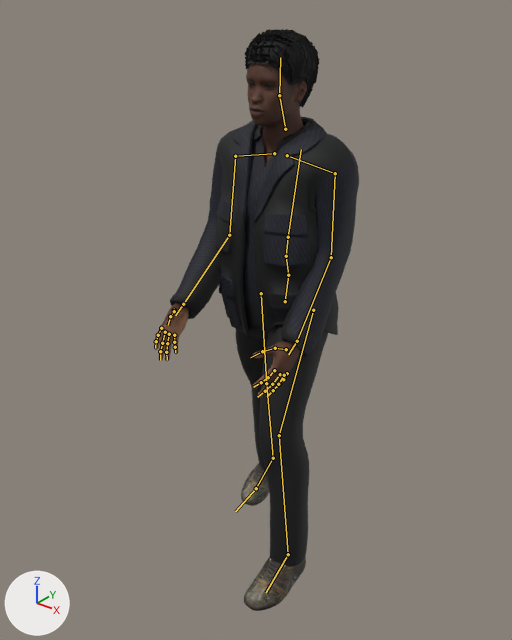
The glTF model public/models/npcs/newtown-producer.glb as it was, and as the next commit left it.
Camera for both pictures: a 50 mm camera at (1.268, -1.746, 1.956) aimed at (-0.057, -0.09, 0.929). Every picture has the same lights, and +X, +Y and +Z are marked at lower left. The picture after the commit comes second. Both versions are drawn at frame 10 of the action 'sprint'; the numbers are the values there. The bones that change, and the others that lie on the model, are drawn over the model as lines.

In view in the first picture: 'EyesMesh', 'HairShoesMesh', 'OutfitMesh', 'SkinMesh'.
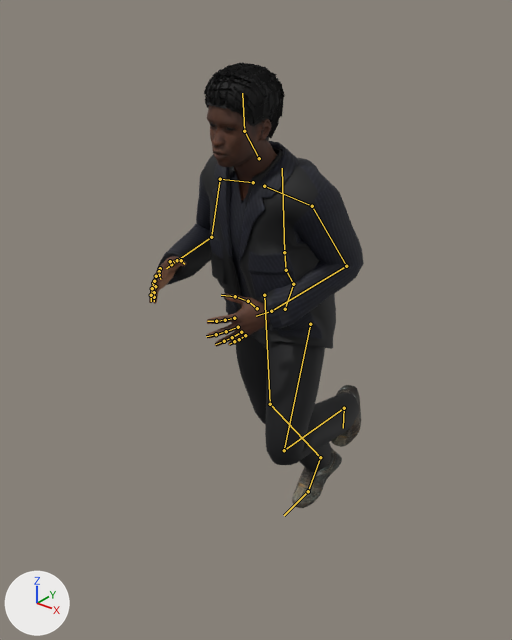
Pixel boxes [x1, y1, x2, y2] of what changed, in the pictures (512 x 640 px):
'OutfitMesh', posed (9% wider, 26% shorter): before [170, 117, 359, 566]; after [157, 141, 364, 472]
'SkinMesh', posed: before [154, 64, 307, 398]; after [149, 106, 277, 346]
'HairShoesMesh', posed (98% wider, 23% shorter): before [241, 29, 320, 611]; after [204, 62, 361, 508]
'EyesMesh', posed: before [249, 83, 273, 87]; after [210, 124, 234, 130]
bone 'Hips', root to tip: before (285, 301) to (288, 275); after (285, 309) to (293, 284)
bone 'Spine', root to tip: before (288, 275) to (286, 256); after (293, 284) to (286, 270)
bone 'Chest', root to tip: before (286, 256) to (288, 237); after (286, 270) to (284, 252)
bone 'UpperArm_L', root to tip: before (335, 173) to (331, 257); after (312, 206) to (346, 266)
bone 'LowerArm_L', root to tip: before (331, 257) to (297, 341); after (346, 266) to (271, 311)
bone 'UpperArm_R', root to tip: before (235, 156) to (229, 235); after (220, 179) to (211, 237)
bone 'LowerArm_R', root to tip: before (229, 235) to (183, 304); after (211, 237) to (171, 264)
bone 'Head', root to tip: before (279, 95) to (280, 57); after (244, 131) to (242, 93)
bone 'UpperLeg_L', root to tip: before (313, 310) to (279, 435); after (310, 324) to (284, 450)
bone 'LowerLeg_L', root to tip: before (279, 435) to (288, 554); after (284, 450) to (344, 408)
bone 'Foot_L', root to tip: before (288, 554) to (266, 592); after (344, 408) to (343, 428)
bone 'UpperLeg_R', root to tip: before (261, 293) to (266, 383); after (264, 295) to (270, 404)
bone 'LowerLeg_R', root to tip: before (266, 383) to (273, 458); after (270, 404) to (320, 457)
bone 'Foot_R', root to tip: before (273, 458) to (256, 488); after (320, 457) to (308, 491)

What the commit changed:
Bone 'Hips' (bone_hips) moves from (0.0, 0.0, 0.0) to (0.001, -0.025, -0.009).
Bone 'Hips' (bone_hips) turns from (8, 0, 1) to (6, -4, -11) degrees about its own x, y and z.
Bone 'Spine' (bone_spine) turns from (-4, 0, 0) to (19, 3, 9) degrees about its own x, y and z.
Bone 'Chest' (bone_chest) turns from (-6, 0, 0) to (-8, 1, -2) degrees about its own x, y and z.
Bone 'UpperArm_L' (bone_upperarm_l) turns from (-4, 0, -41) to (-22, 18, -40) degrees about its own x, y and z.
Bone 'LowerArm_L' (bone_lowerarm_l) turns from (-5, 0, 0) to (59, -2, 4) degrees about its own x, y and z.
Bone 'UpperArm_R' (bone_upperarm_r) turns from (4, 0, 41) to (2, -19, 18) degrees about its own x, y and z.
Bone 'LowerArm_R' (bone_lowerarm_r) turns from (-5, 0, 0) to (63, 3, -4) degrees about its own x, y and z.
Bone 'Head' (bone_head) turns from (1, 0, 0) to (-8, 3, -2) degrees about its own x, y and z.
Bone 'UpperLeg_L' (bone_upperleg_l) turns from (-33, 1, 17) to (-35, -22, 14) degrees about its own x, y and z.
Bone 'LowerLeg_L' (bone_lowerleg_l) turns from (25, 3, 1) to (100, 13, -11) degrees about its own x, y and z.
Bone 'Foot_L' (bone_foot_l) turns from (4, 1, 1) to (12, -4, 22) degrees about its own x, y and z.
Bone 'UpperLeg_R' (bone_upperleg_r) turns from (7, -1, 4) to (8, 12, -17) degrees about its own x, y and z.
Bone 'LowerLeg_R' (bone_lowerleg_r) turns from (-4, 0, 0) to (29, -1, 5) degrees about its own x, y and z.
Bone 'Foot_R' (bone_foot_r) turns from (2, 0, 0) to (-11, 6, -16) degrees about its own x, y and z.
